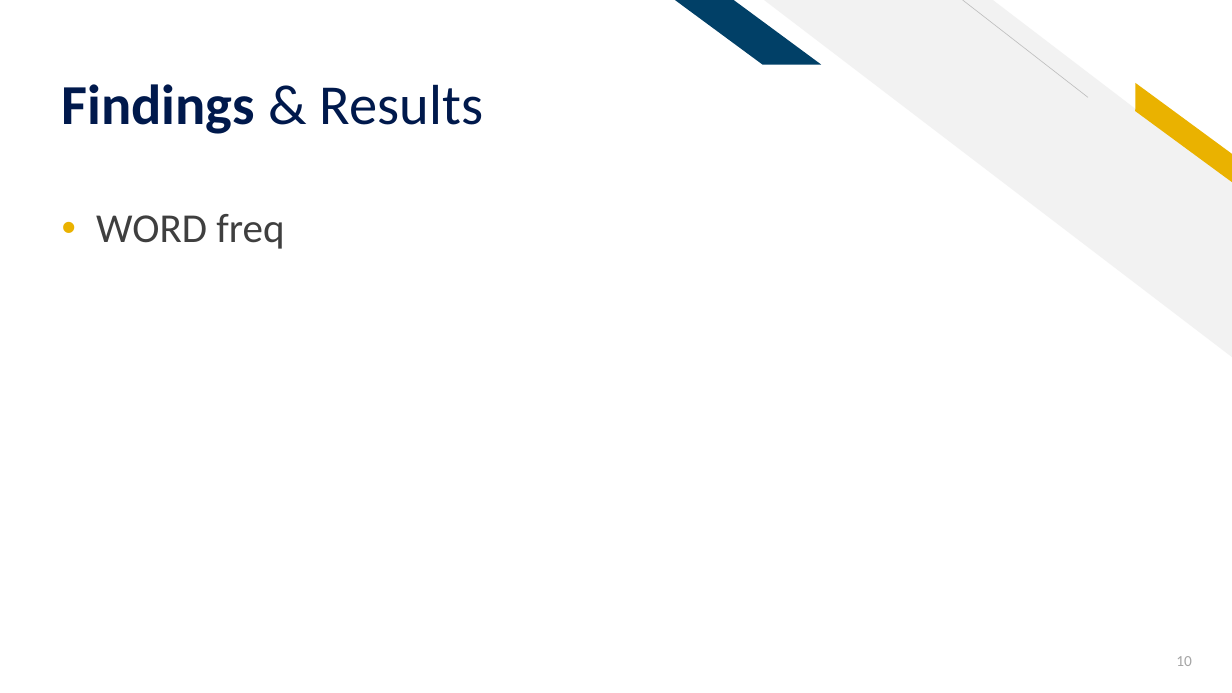
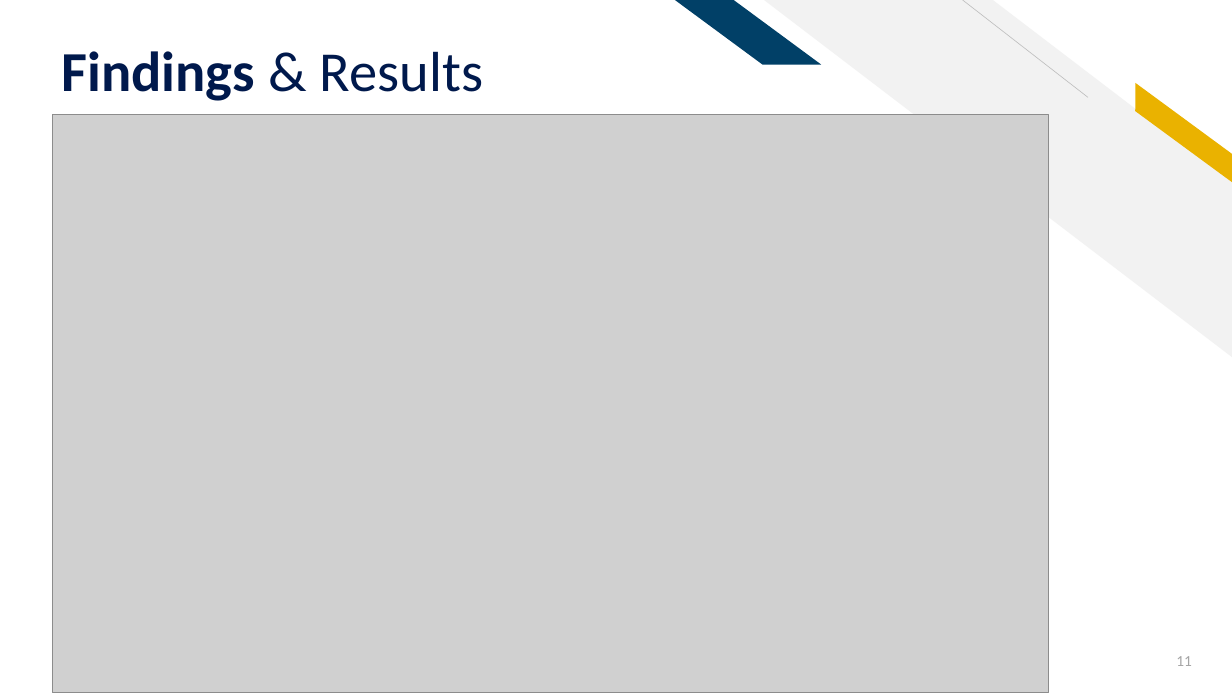
Before and after one commit to sethrpaniagua/Twitter-Sentament-Analysis, a slide deck: slide 11 of ML Group Project_Sentiment Analysis of Twitter Data.pptx (slide 10 before the commit). Drawn at 1232x693 pixels with LibreOffice and Linux fonts; fonts in the diff are those of the drawing; grey boxes stand for pictures. Boxes give left, top, right and bottom in pixels: in the first picture for what was removed or moved away, otherwise in the second. Text is boxed around its words. In the diff, an @@ line names an element or a change of style, - is before the commit and + after.

```diff
--- a/ML Group Project_Sentiment Analysis of Twitter Data.pptx
+++ b/ML Group Project_Sentiment Analysis of Twitter Data.pptx
@@ title "Findings & Results": place and size @@
-title "Findings & Results" at (62,84,483,134)
+title "Findings & Results" at (62,51,483,101)
@@ picture added at (53,115,1049,693) @@
@@ text removed at (96,214,284,249) @@
-• WORD freq
@@ page number at (1176,656,1192,666): text changed @@
-10
+11
```
Also in this commit, not shown: 1 other slide changed, 3 slides added, 1 slide removed.
